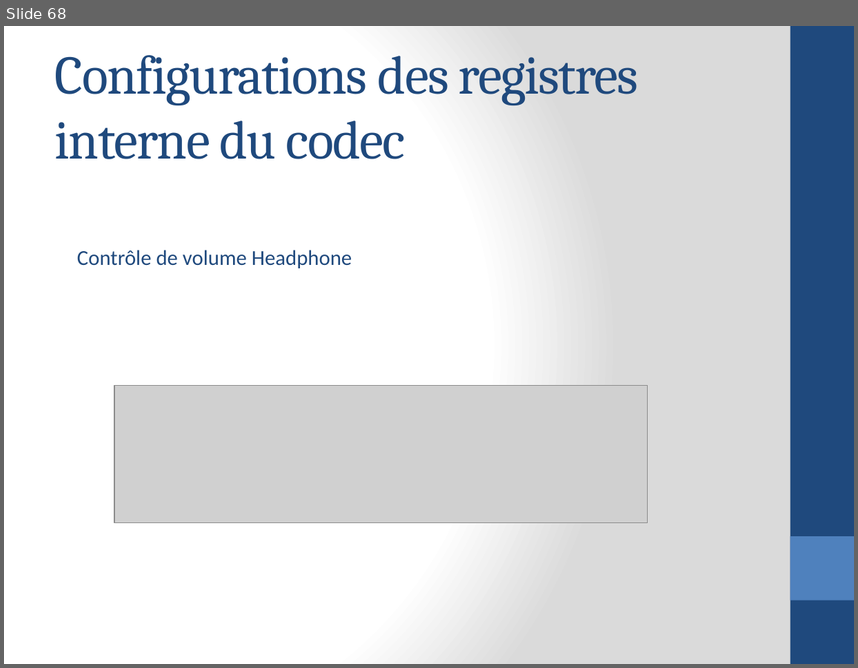
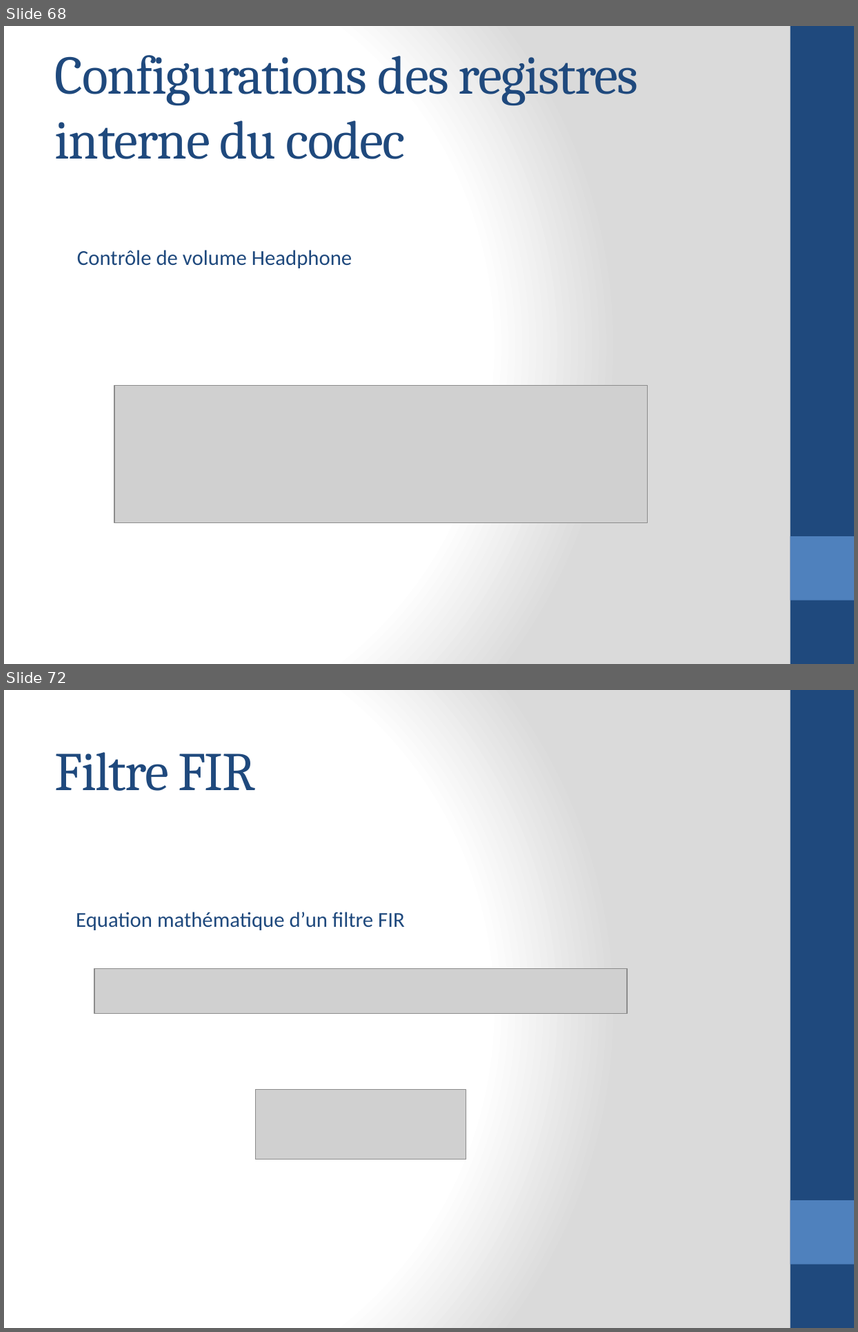
Before and after one commit to aminehatim/rapport, a slide deck: Traitement de signal audio en temps réel.pptx. Shown one above the other, each under a label of ours: slide 68 before the commit, slides 68 and 72 after it; the slides between them are not shown. The pictures are 858x668 and 858x1332 pixels, drawn with LibreOffice and Linux fonts; fonts in the diff are those of the drawing; grey boxes stand for pictures. Boxes give left, top, right and bottom in pixels: in the first picture for what was removed or moved away, otherwise in the second. Text is boxed around its words. In the diff, an @@ line names an element or a change of style, - is before the commit and + after.

```diff
--- a/Traitement de signal audio en temps réel.pptx
+++ b/Traitement de signal audio en temps réel.pptx
@@ slide 72 added at [4, 690, 854, 1328], background gradient #FFFFFF to #DADADA; not listed: 2 template elements that a slide beside it also shows @@
@@ title added at [55, 752, 256, 791], 46 pt, text #1F497D @@
+Filtre FIR
@@ text added at [76, 911, 405, 930], 18 pt, text #1F497D @@
+Equation mathématique d’un filtre FIR
@@ picture added at [94, 969, 627, 1014] @@
@@ picture added at [256, 1089, 466, 1159] @@
```
Also in this commit, not shown: 48 other slides added, 1 slide removed.
